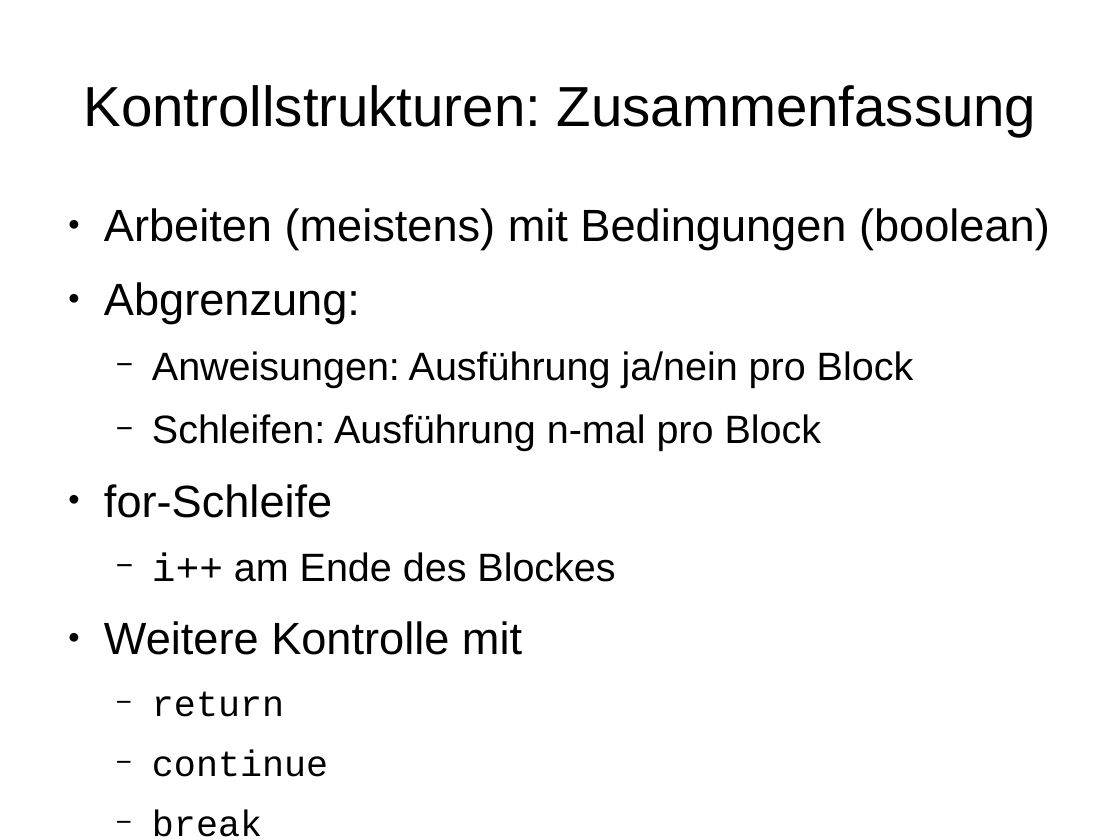
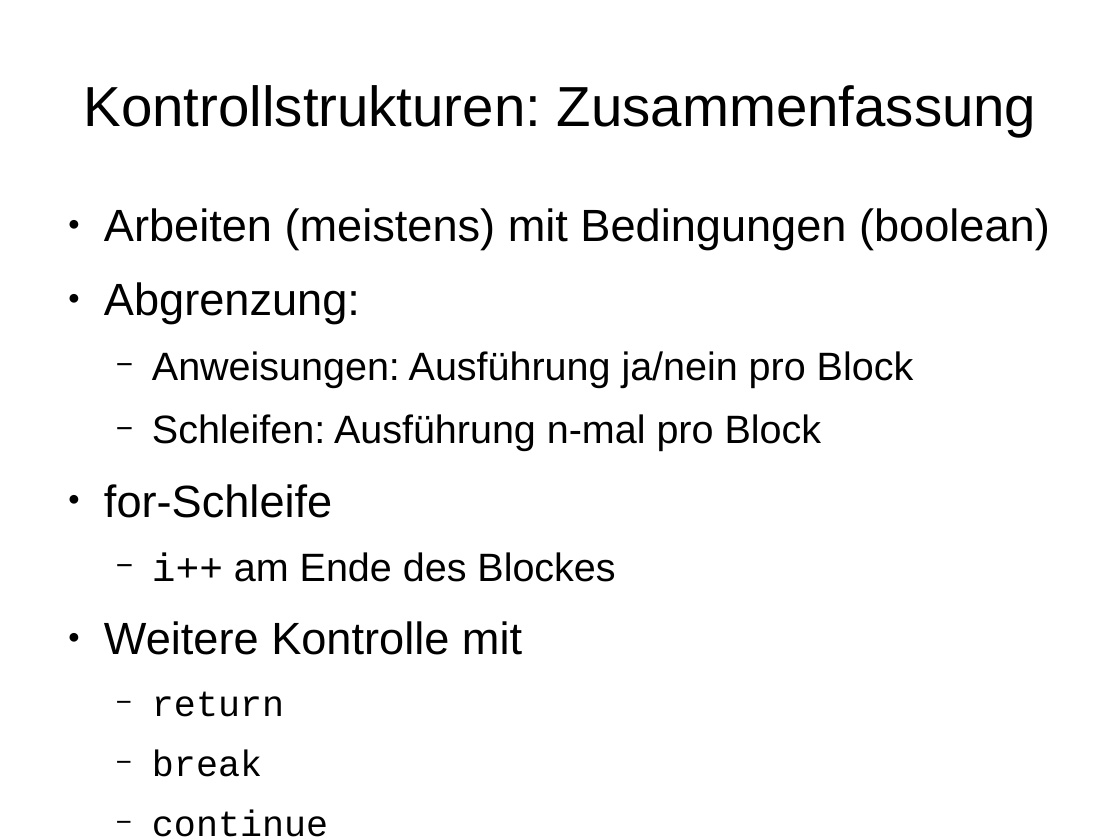
Before and after one commit to mn-io/hello-java, a slide deck: slide 51 of Folien.odp (slide 50 before the commit). Drawn at 1120x840 pixels with LibreOffice and Linux fonts; fonts in the diff are those of the drawing. Boxes give left, top, right and bottom in pixels: in the first picture for what was removed or moved away, otherwise in the second. Text is boxed around its words. In the diff, an @@ line names an element or a change of style, - is before the commit and + after.

```diff
--- a/Folien.odp
+++ b/Folien.odp
@@ text at (x1=152, y1=750, x2=262, y2=777): paragraph added @@
+  − break
@@ text at (x1=152, y1=810, x2=262, y2=837): paragraph removed @@
-  − break
```
Also in this commit, not shown: 9 other slides changed, 2 slides added, 7 other files.
